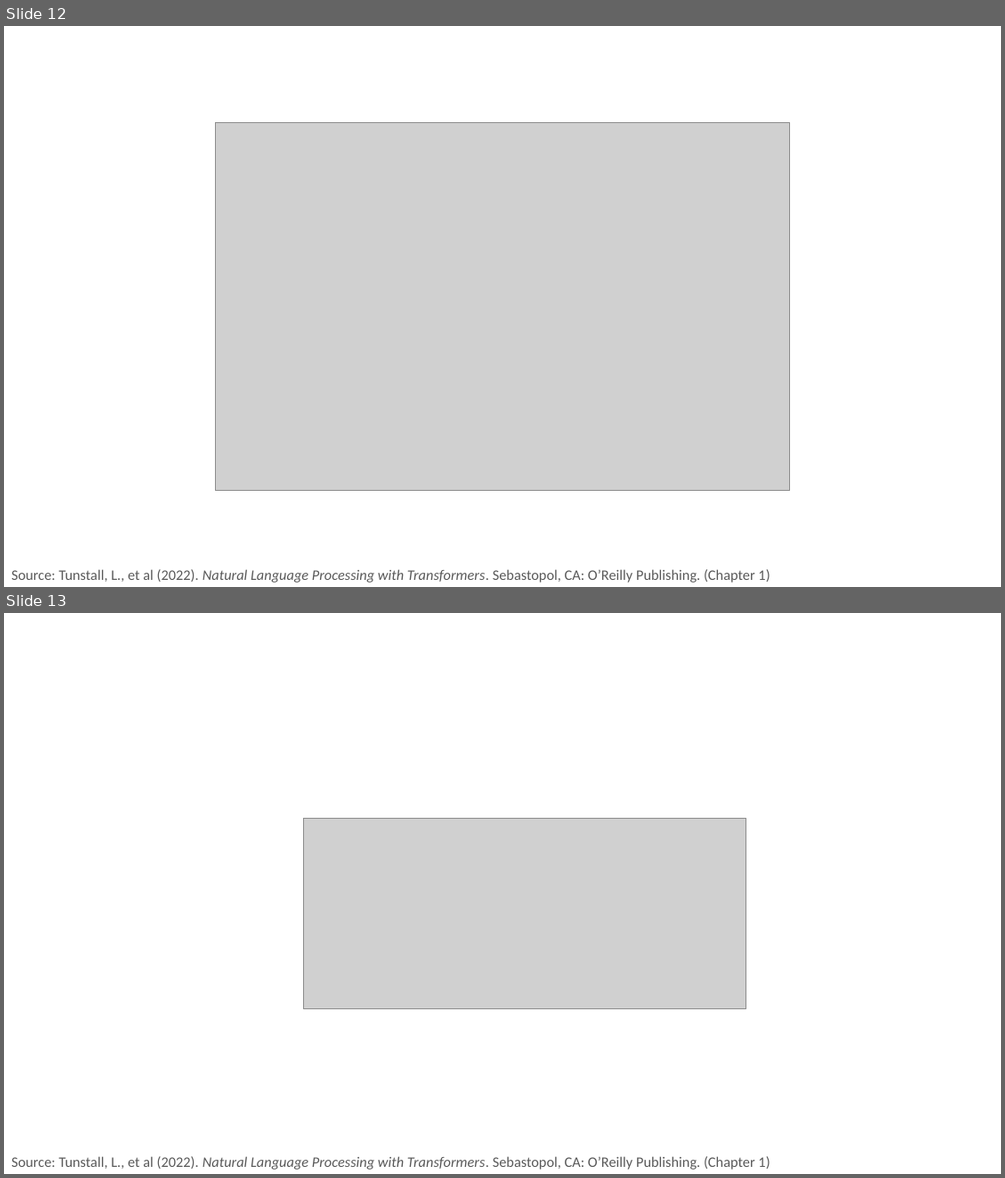
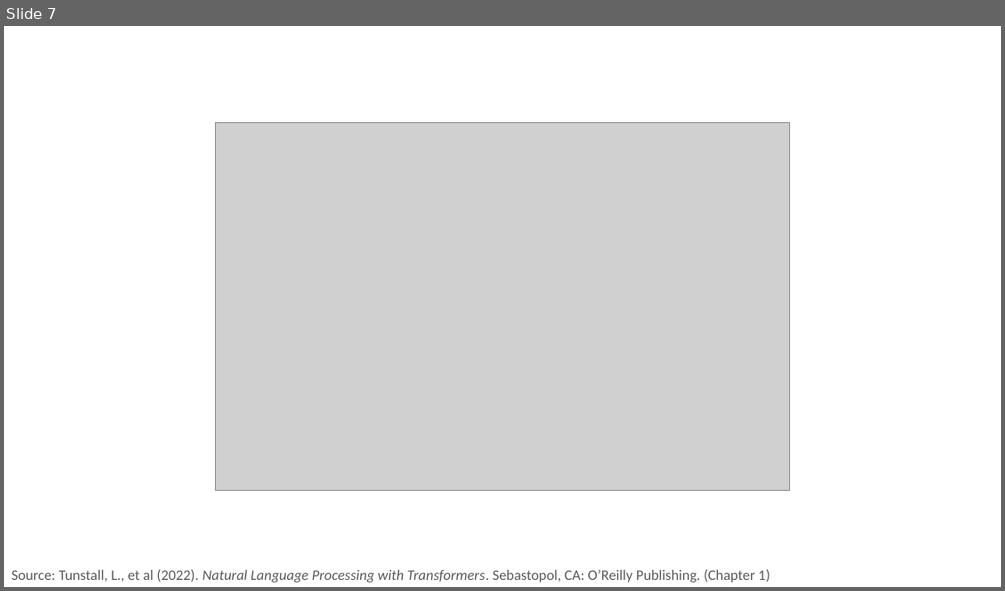
Before and after one commit to PracticumAI/transformers, a slide deck: presentations/02_transformers_attention.pptx. Shown one above the other, each under a label of ours: slides 12 and 13 before the commit, slide 7 after it. The pictures are 1005x1178 and 1005x591 pixels, drawn with LibreOffice and Linux fonts; fonts in the diff are those of the drawing; grey boxes stand for pictures. Boxes give left, top, right and bottom in pixels: in the first picture for what was removed or moved away, otherwise in the second. Text is boxed around its words. In the diff, an @@ line names an element or a change of style, - is before the commit and + after.

```diff
--- a/presentations/02_transformers_attention.pptx
+++ b/presentations/02_transformers_attention.pptx
@@ slide 13 removed at [4, 613, 1001, 1174], background #FFFFFF @@
@@ picture removed at [304, 819, 745, 1009] @@
@@ text removed at [11, 1156, 769, 1169] @@
-Source: Tunstall, L., et al (2022). Natural Language Processing with Transformers. Sebastopol, CA: O’Reilly Publishing. (Chapter 1)
@@ what was slide 12 is now slide 7 @@
```
Also in this commit, not shown: 3 slides changed, 8 slides added, 4 other slides removed, 1 other file.
